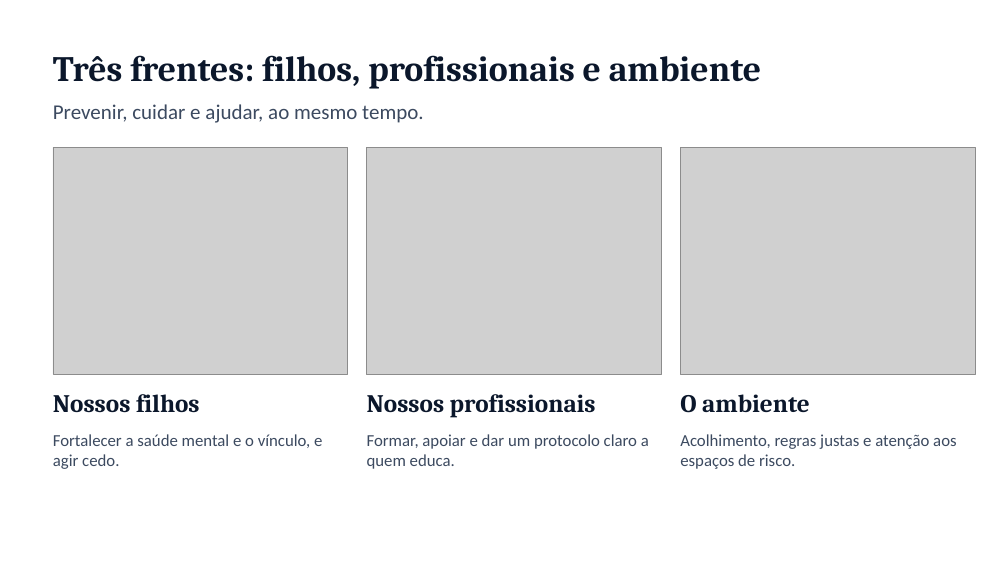
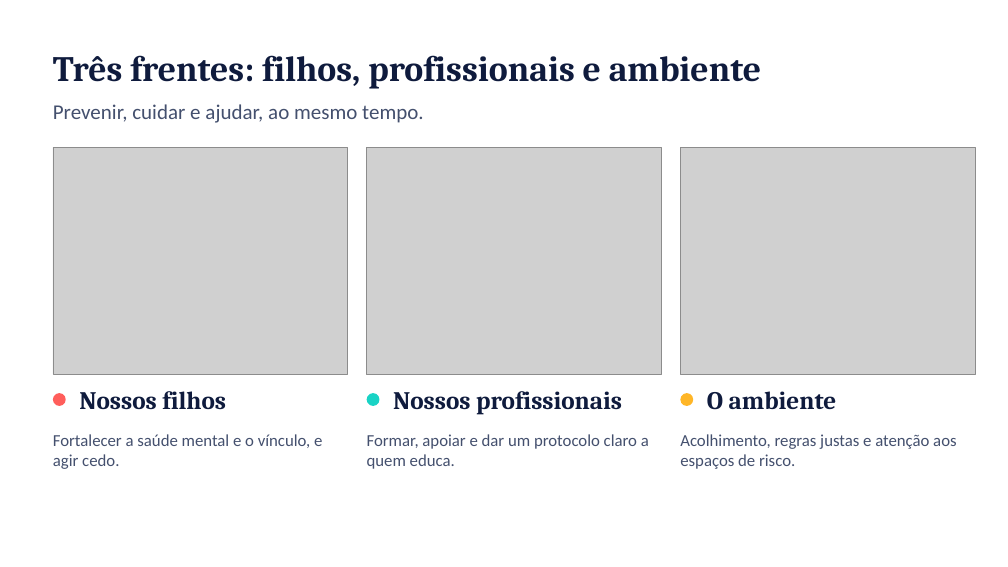
Before and after one commit to ebarroso12/ocorpoexplica, a slide deck: slide 6 of apresentacoes/bullying-saude-mental-escola.pptx. Drawn at 1008x567 pixels with LibreOffice and Linux fonts; fonts in the diff are those of the drawing; grey boxes stand for pictures; background and template pictures are left out. Boxes give left, top, right and bottom in pixels: in the first picture for what was removed or moved away, otherwise in the second. Text is boxed around its words. In the diff, an @@ line names an element or a change of style, - is before the commit and + after.

```diff
--- a/apresentacoes/bullying-saude-mental-escola.pptx
+++ b/apresentacoes/bullying-saude-mental-escola.pptx
@@ text "Nossos filhos": place and size @@
-text "Nossos filhos" at (53,394,200,413)
+text "Nossos filhos" at (79,391,226,410)
@@ text "Nossos profissionais": place and size @@
-text "Nossos profissionais" at (367,394,596,418)
+text "Nossos profissionais" at (393,391,622,415)
@@ text colour #0B172B to #0F1B3D in 4 elements at (53,55,761,89), (79,391,226,410), (393,391,622,415), (707,391,837,410) @@
@@ text "O ambiente": place and size @@
-text "O ambiente" at (680,394,810,413)
+text "O ambiente" at (707,391,837,410)
@@ ellipse added at (53,393,66,406), fill #FF5E5B @@
@@ ellipse added at (367,393,380,406), fill #19D3C5 @@
@@ ellipse added at (681,393,693,406), fill #FFB627 @@
```
Also in this commit, not shown: 12 other slides changed, 26 other files.
